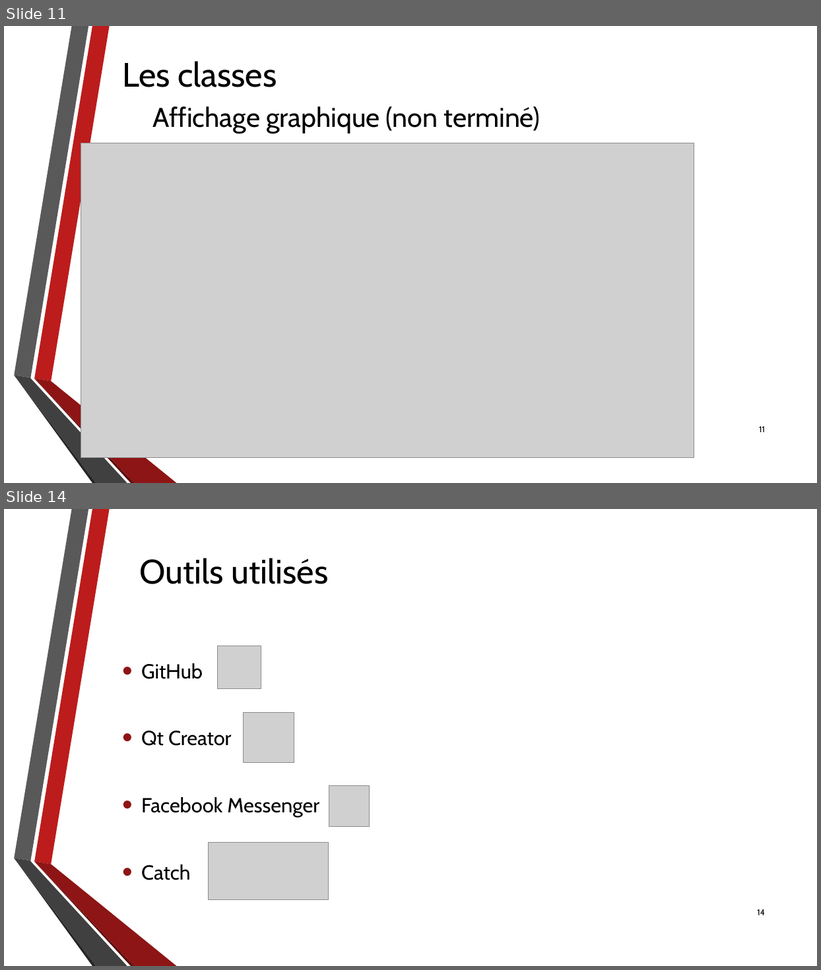
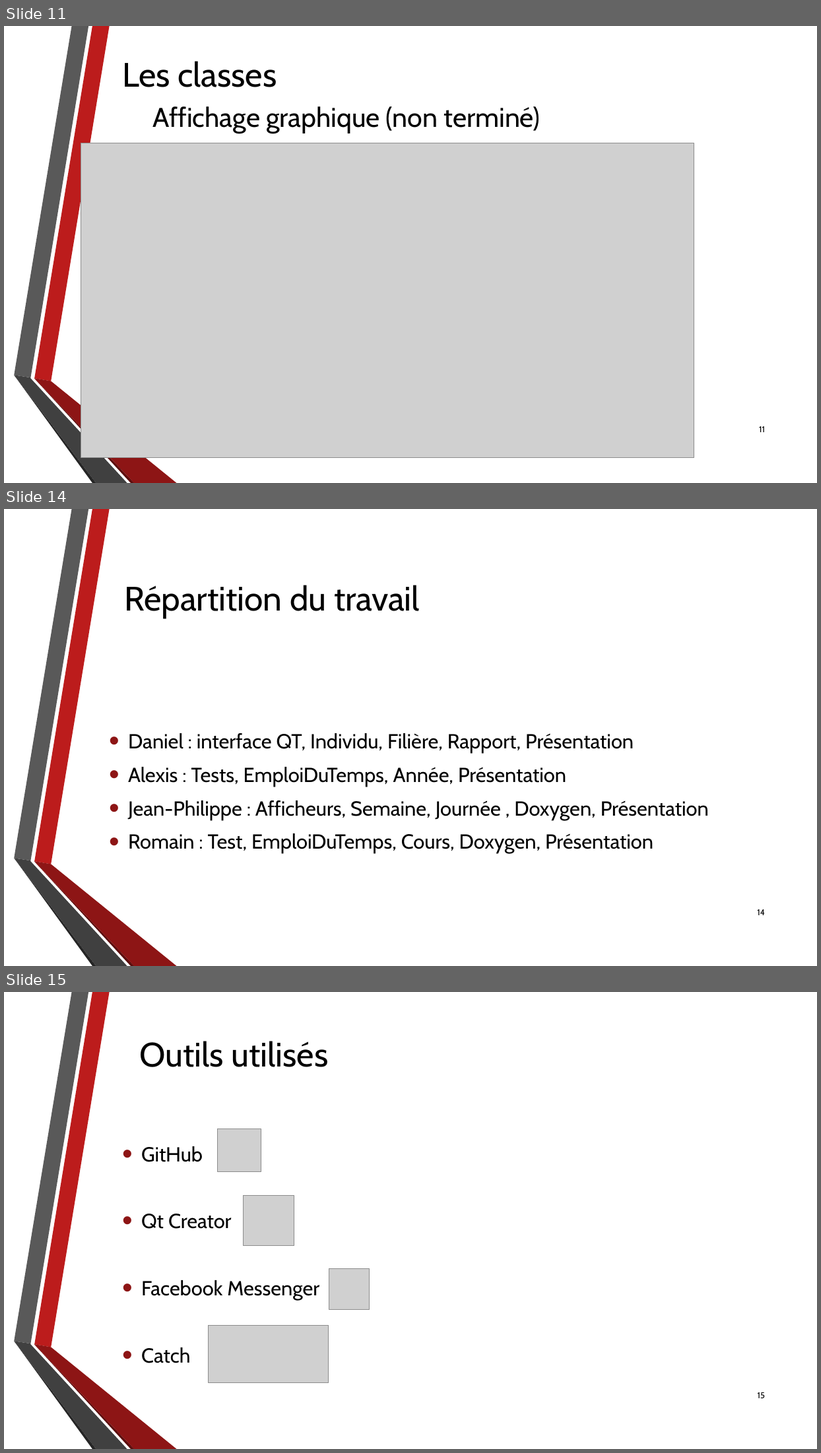
Before and after one commit to DanielLeThug/CalendrierCpp, a slide deck: Divers/PrésentationQDP.pptx. Shown one above the other, each under a label of ours: slides 11 and 14 before the commit, slides 11, 14 and 15 after it; the slides between them are not shown. The pictures are 821x970 and 821x1453 pixels, drawn with LibreOffice and Linux fonts; fonts in the diff are those of the drawing; grey boxes stand for pictures; background and template pictures are left out. Boxes give left, top, right and bottom in pixels: in the first picture for what was removed or moved away, otherwise in the second. Text is boxed around its words. In the diff, an @@ line names an element or a change of style, - is before the commit and + after.

```diff
--- a/Divers/PrésentationQDP.pptx
+++ b/Divers/PrésentationQDP.pptx
@@ slide 14 added at (4, 509, 817, 966), background picture (left out); not listed: 6 template elements that a slide beside it also shows @@
@@ title added at (125, 585, 420, 618), 40 pt, text #000000 @@
+Répartition du travail
@@ text added at (128, 733, 709, 854), 24 pt, text #000000 @@
+• Daniel : interface QT, Individu, Filière, Rapport, Présentation
+• Alexis : Tests, EmploiDuTemps, Année, Présentation
+• Jean-Philippe : Afficheurs, Semaine, Journée , Doxygen, Présentation
+• Romain : Test, EmploiDuTemps, Cours, Doxygen, Présentation
@@ page number added at (757, 910, 765, 916), 10 pt, text #000000 @@
+14
@@ what was slide 14 is now slide 15 @@
@@ page number at (758, 1393, 765, 1399): text changed @@
-14
+15
```
Also in this commit, not shown: 5 slides changed.
